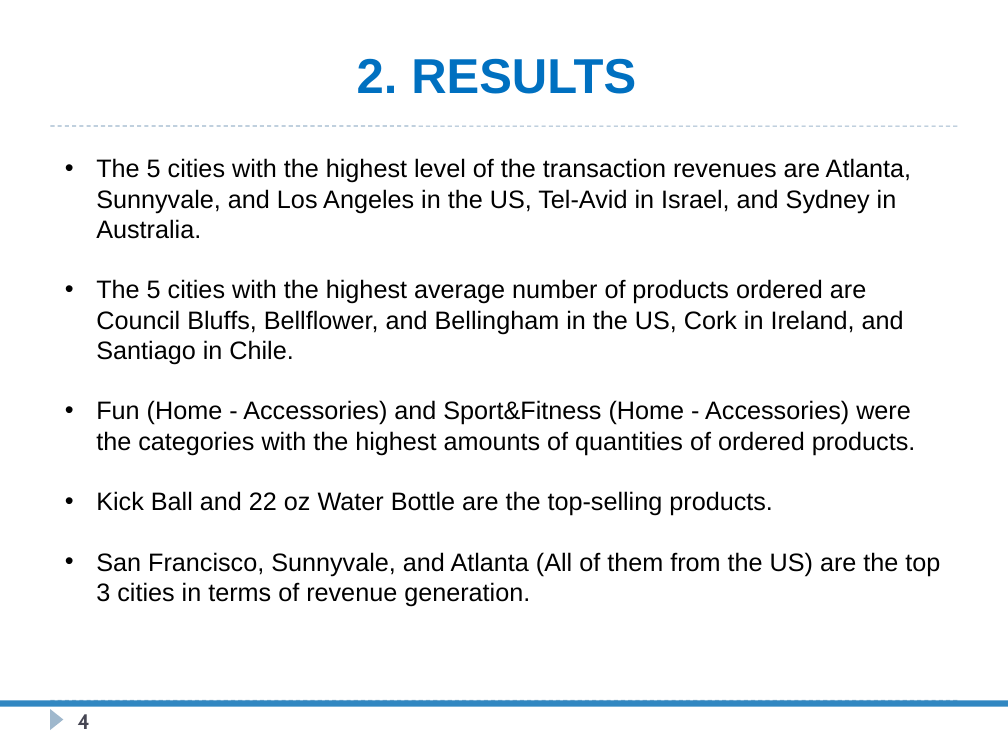
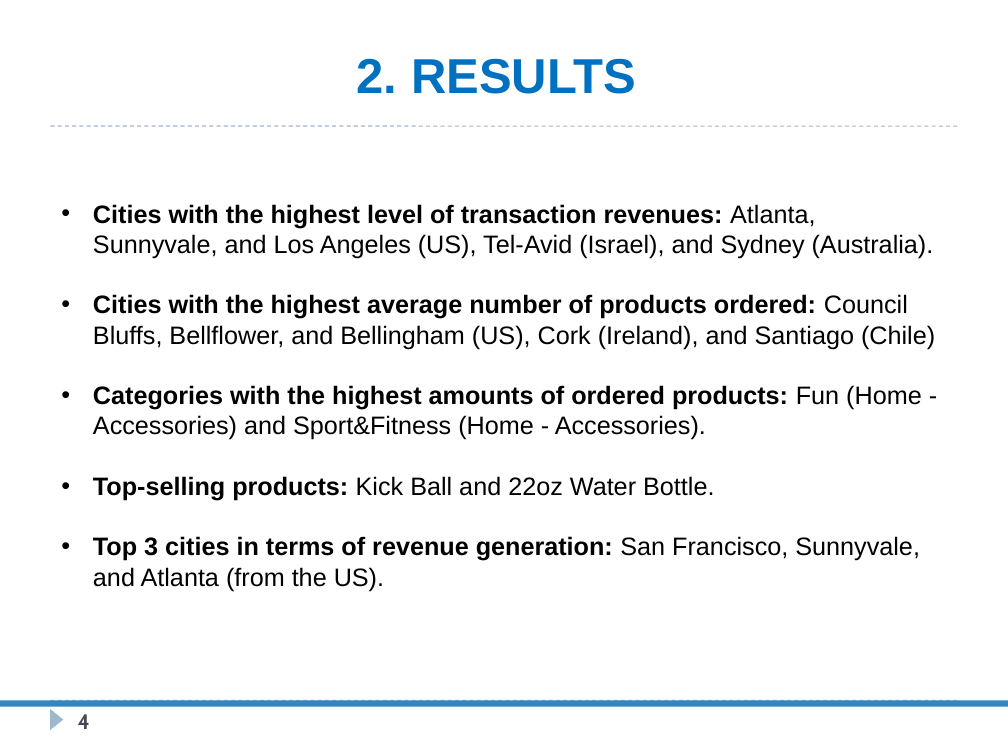
Before and after one commit to hgiorgib/SQL-Project, a slide deck: slide 4 of SQL-Project Presentation.pptx. Drawn at 1008x756 pixels with LibreOffice and Linux fonts; fonts in the diff are those of the drawing. Boxes give left, top, right and bottom in pixels: in the first picture for what was removed or moved away, otherwise in the second. Text is boxed around its words. In the diff, an @@ line names an element or a change of style, - is before the commit and + after.

```diff
--- a/SQL-Project Presentation.pptx
+++ b/SQL-Project Presentation.pptx
@@ text at <box>93,204,935,591</box>: text changed @@
-• The 5 cities with the highest level of the transaction revenues are Atlanta, Sunnyvale, and Los Angeles in the US, Tel-Avid in Israel, and Sydney in Australia.
-• The 5 cities with the highest average number of products ordered are Council Bluffs, Bellflower, and Bellingham in the US, Cork in Ireland, and Santiago in Chile.
-• Fun (Home - Accessories) and Sport&Fitness (Home - Accessories) were the categories with the highest amounts of quantities of ordered products.
-• Kick Ball and 22 oz Water Bottle are the top-selling products.
-• San Francisco, Sunnyvale, and Atlanta (All of them from the US) are the top 3 cities in terms of revenue generation.
+• Cities with the highest level of transaction revenues: Atlanta, Sunnyvale, and Los Angeles (US), Tel-Avid (Israel), and Sydney (Australia).
+• Cities with the highest average number of products ordered: Council Bluffs, Bellflower, and Bellingham (US), Cork (Ireland), and Santiago (Chile)
+• Categories with the highest amounts of ordered products: Fun (Home - Accessories) and Sport&Fitness (Home - Accessories).
+• Top-selling products: Kick Ball and 22oz Water Bottle.
+• Top 3 cities in terms of revenue generation: San Francisco, Sunnyvale, and Atlanta (from the US).
```
Also in this commit, not shown: 2 other slides changed, 2 other files.
